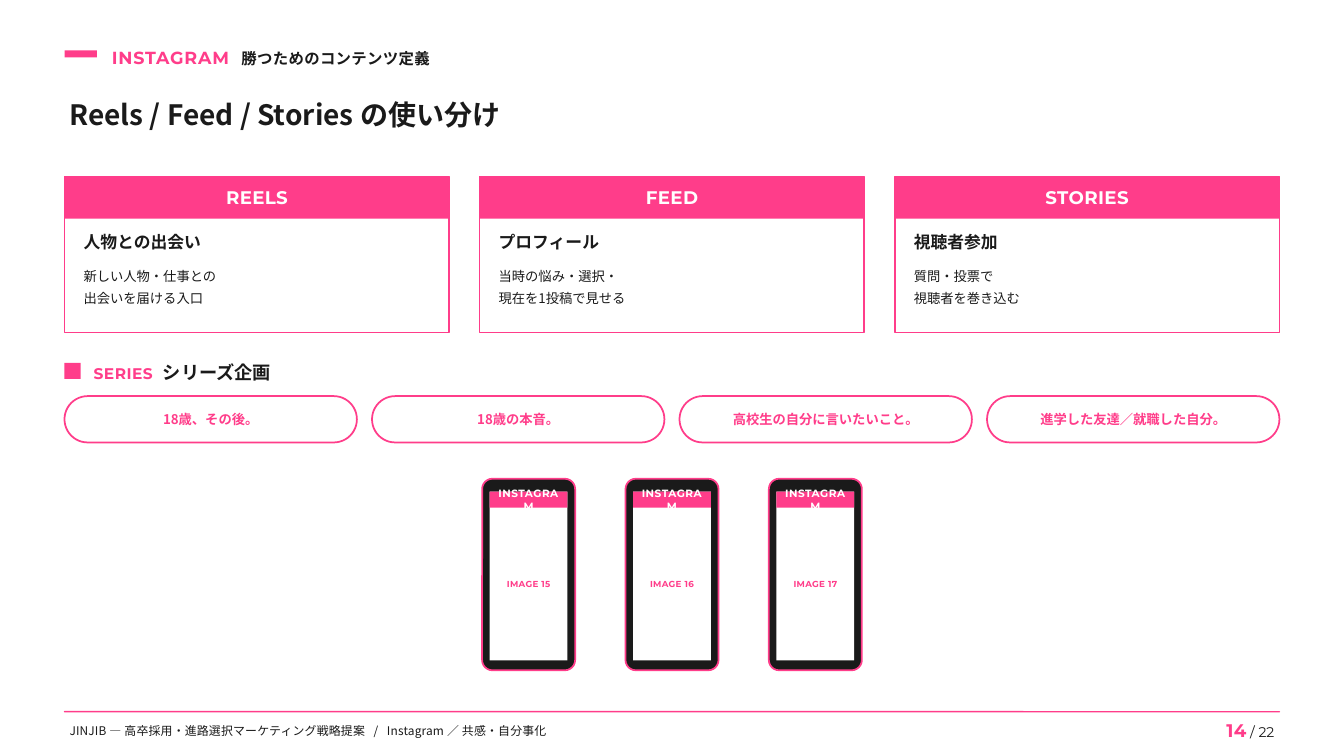
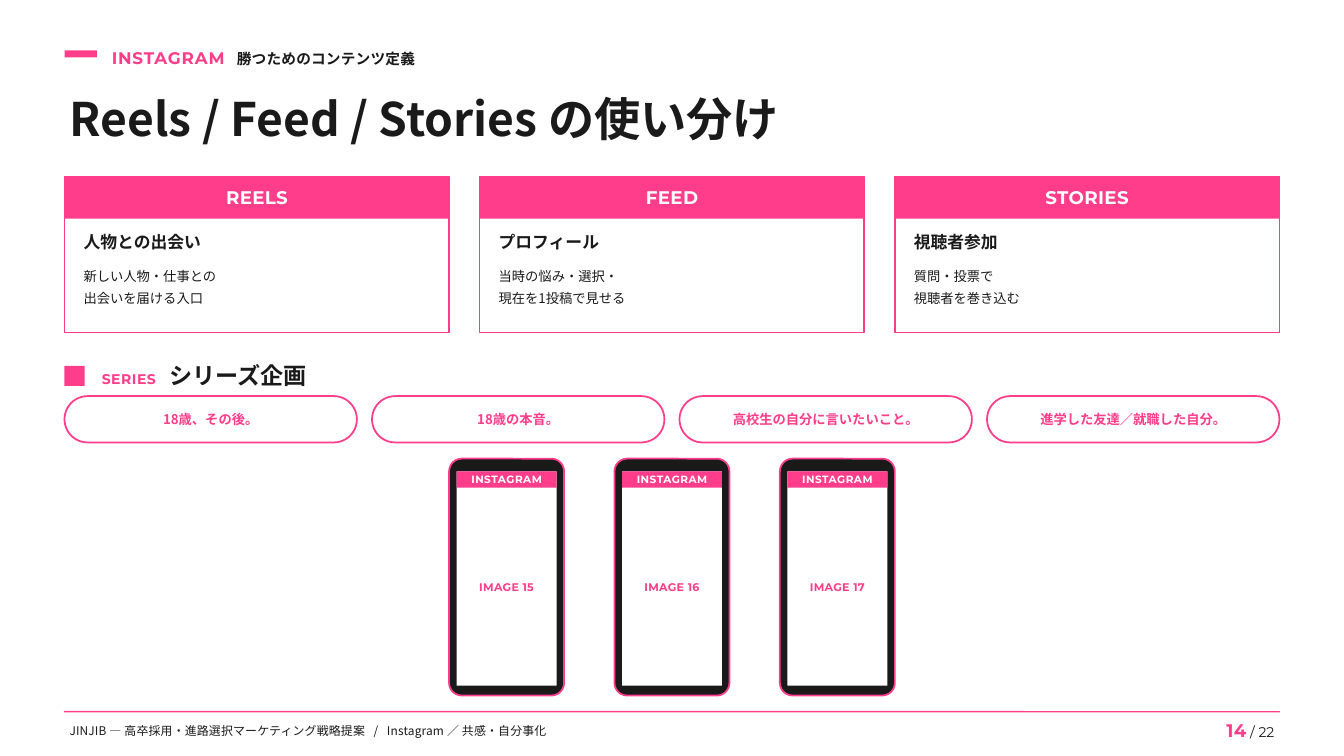
Before and after one commit to masasukexx-tech/en-marketing-lp, a slide deck: slide 14 of jinjib-proposal/output/jinjib_marketing_proposal.pptx. Drawn at 1344x756 pixels with LibreOffice and Linux fonts; fonts in the diff are those of the drawing. Boxes give left, top, right and bottom in pixels: in the first picture for what was removed or moved away, otherwise in the second. Text is boxed around its words. In the diff, an @@ line names an element or a change of style, - is before the commit and + after.

```diff
--- a/jinjib-proposal/output/jinjib_marketing_proposal.pptx
+++ b/jinjib-proposal/output/jinjib_marketing_proposal.pptx
@@ text "INSTAGRAM 勝つためのコンテンツ定義" at box(112, 51, 415, 66): size 12.5 to 12 pt in "INSTAGRAM"; size 11 to 10.5 pt in "勝つためのコンテンツ定義" @@
@@ text "Reels / Feed / Stories ..." at box(70, 97, 779, 141): size 20 to 33 pt @@
@@ text "SERIES シリーズ企画": place and size @@
-text "SERIES シリーズ企画" at box(94, 363, 271, 381)
+text "SERIES シリーズ企画" at box(102, 364, 307, 386)
@@ text "SERIES シリーズ企画" at box(102, 364, 307, 386): size 11 to 10 pt, letter spacing 0.3 to 0.4 pt in "SERIES"; size 13 to 16.5 pt in "シリーズ企画" @@
@@ rectangle: place and size @@
-rectangle at box(65, 363, 81, 379)
+rectangle at box(65, 366, 85, 386)
@@ rounded rectangle: place and size @@
-rounded rectangle at box(482, 479, 575, 670)
+rounded rectangle at box(450, 459, 565, 696)
@@ text "INSTAGRAM" rewrapped from box(490, 492, 568, 508) to box(471, 475, 541, 483) @@
@@ rectangle: place and size @@
-rectangle at box(490, 492, 568, 661)
+rectangle at box(457, 472, 557, 686)
@@ rectangle: place and size @@
-rectangle at box(490, 492, 568, 508)
+rectangle at box(457, 472, 557, 488)
@@ rounded rectangle: place and size @@
-rounded rectangle at box(511, 483, 545, 487)
+rounded rectangle at box(490, 463, 524, 467)
@@ rounded rectangle: place and size @@
-rounded rectangle at box(626, 479, 719, 670)
+rounded rectangle at box(615, 459, 730, 696)
@@ text "INSTAGRAM" rewrapped from box(633, 492, 711, 508) to box(637, 475, 707, 483) @@
@@ rectangle: place and size @@
-rectangle at box(633, 492, 711, 661)
+rectangle at box(622, 472, 722, 686)
@@ rectangle: place and size @@
-rectangle at box(633, 492, 711, 508)
+rectangle at box(622, 472, 722, 488)
@@ rounded rectangle: place and size @@
-rounded rectangle at box(655, 483, 690, 487)
+rounded rectangle at box(655, 463, 690, 467)
@@ rounded rectangle: place and size @@
-rounded rectangle at box(769, 479, 862, 670)
+rounded rectangle at box(780, 459, 895, 696)
@@ text "INSTAGRAM" rewrapped from box(776, 492, 854, 508) to box(802, 475, 872, 483) @@
@@ rectangle: place and size @@
-rectangle at box(776, 492, 854, 661)
+rectangle at box(787, 472, 887, 686)
@@ rectangle: place and size @@
-rectangle at box(776, 492, 854, 508)
+rectangle at box(787, 472, 887, 488)
@@ rounded rectangle: place and size @@
-rounded rectangle at box(799, 483, 833, 487)
+rounded rectangle at box(821, 463, 855, 467)
@@ text "IMAGE 15": place and size @@
-text "IMAGE 15" at box(507, 581, 550, 587)
+text "IMAGE 15" at box(479, 583, 534, 591)
@@ size 6.2 to 7.9 pt in 3 elements at box(644, 583, 700, 591), box(479, 583, 534, 591), box(810, 583, 865, 591) @@
@@ text "IMAGE 17": place and size @@
-text "IMAGE 17" at box(794, 581, 837, 587)
+text "IMAGE 17" at box(810, 583, 865, 591)
@@ rounded rectangle: place and size @@
-rounded rectangle at box(512, 662, 544, 665)
+rounded rectangle at box(491, 688, 523, 691)
@@ rounded rectangle: place and size @@
-rounded rectangle at box(656, 662, 689, 665)
+rounded rectangle at box(656, 688, 689, 691)
@@ rounded rectangle: place and size @@
-rounded rectangle at box(800, 662, 832, 665)
+rounded rectangle at box(822, 688, 854, 691)
```
Also in this commit, not shown: 21 other slides changed, 29 other files.
